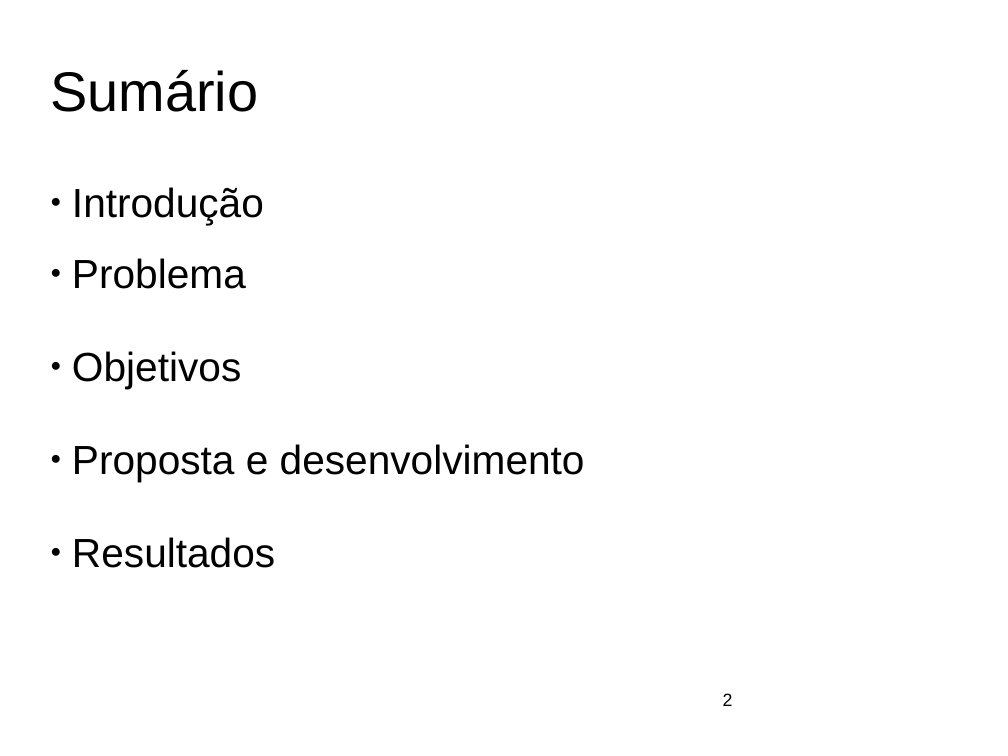
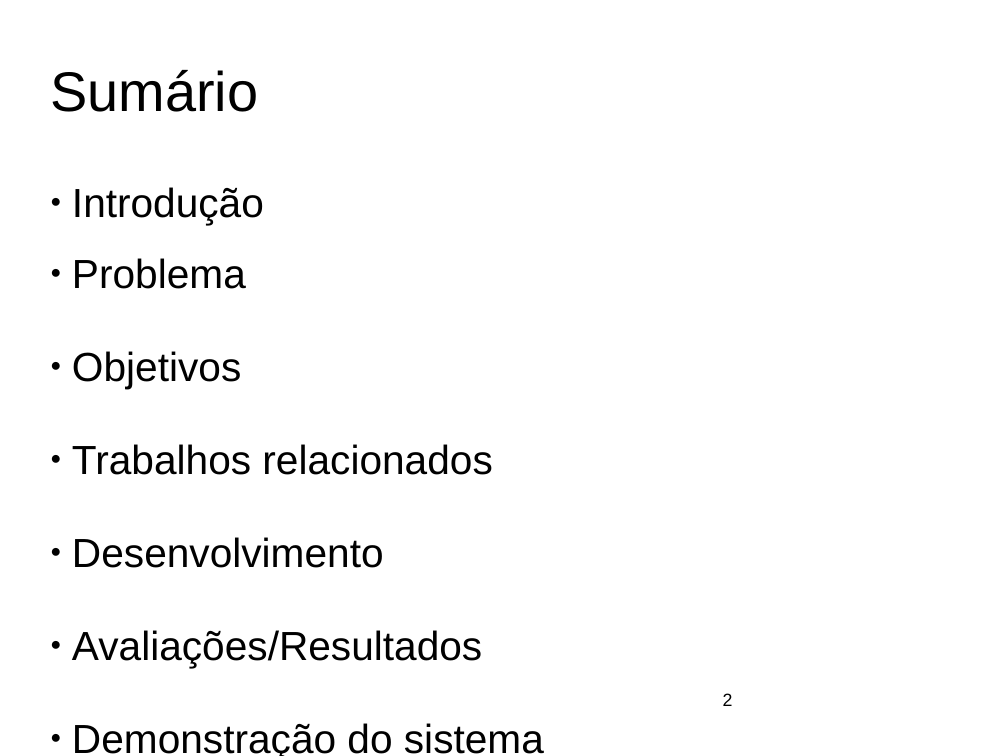
Before and after one commit to ftomasini/smdb, a slide deck: slide 2 of Documentos/FTOMASINI/FINAL/APRESENTACAO.odp. Drawn at 1008x756 pixels with LibreOffice and Linux fonts; fonts in the diff are those of the drawing; background and template pictures are left out. Boxes give left, top, right and bottom in pixels: in the first picture for what was removed or moved away, otherwise in the second. Text is boxed around its words. In the diff, an @@ line names an element or a change of style, - is before the commit and + after.

```diff
--- a/Documentos/FTOMASINI/FINAL/APRESENTACAO.odp
+++ b/Documentos/FTOMASINI/FINAL/APRESENTACAO.odp
@@ subtitle at [72, 444, 544, 756]: text changed @@
-● Proposta e desenvolvimento
-● Resultados
+● Trabalhos relacionados
+● Desenvolvimento
+● Avaliações/Resultados
+● Demonstração do sistema
+● Conclusão
```
Also in this commit, not shown: 1 other slide changed, 3 other files.
